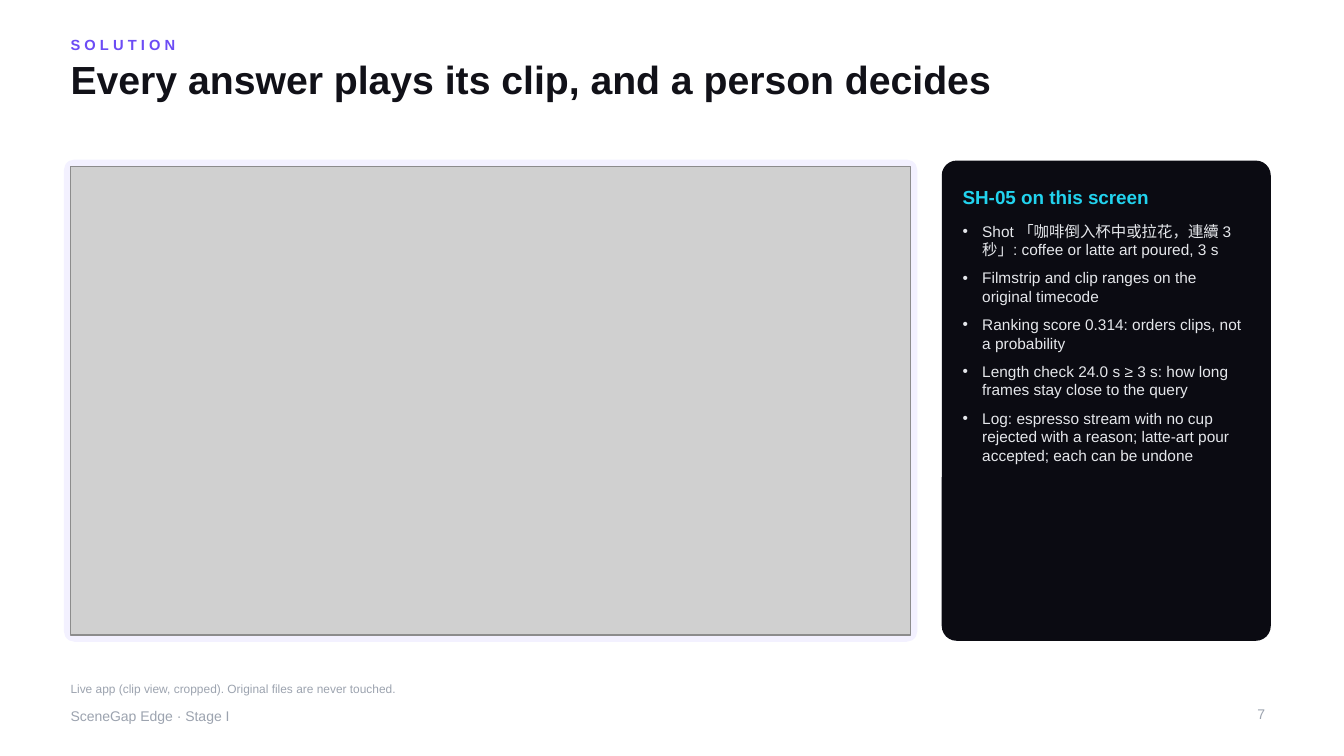
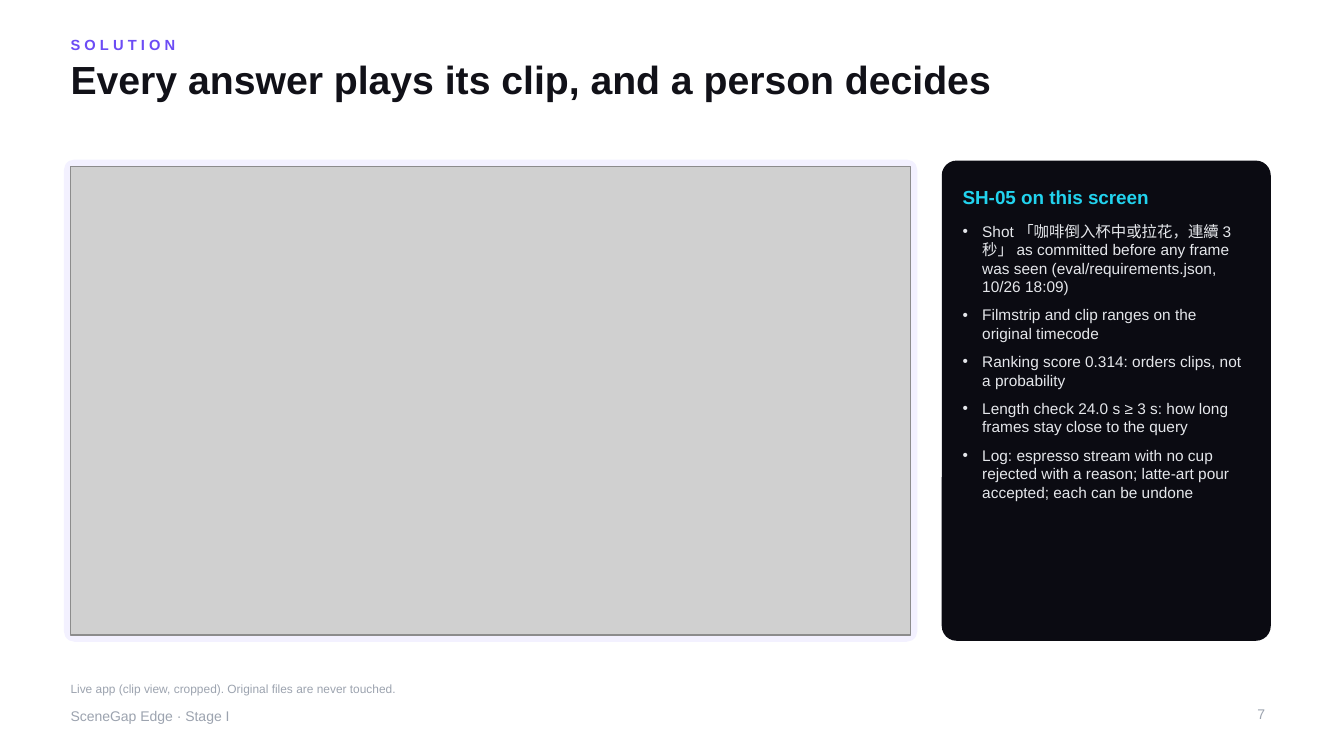
Before and after one commit to yu9bryan/scenegap-edge, a slide deck: slide 7 of docs/deck/SceneGapEdge_StageI_Proposal.pptx. Drawn at 1344x756 pixels with LibreOffice and Linux fonts; fonts in the diff are those of the drawing; grey boxes stand for pictures. Boxes give left, top, right and bottom in pixels: in the first picture for what was removed or moved away, otherwise in the second. Text is boxed around its words. In the diff, an @@ line names an element or a change of style, - is before the commit and + after.

```diff
--- a/docs/deck/SceneGapEdge_StageI_Proposal.pptx
+++ b/docs/deck/SceneGapEdge_StageI_Proposal.pptx
@@ text at box(982, 224, 1232, 295): text changed @@
-• Shot 「咖啡倒入杯中或拉花，連續 3 秒」: coffee or latte art poured, 3 s
+• Shot 「咖啡倒入杯中或拉花，連續 3 秒」 as committed before any frame was seen (eval/requirements.json, 10/26 18:09)
```
Also in this commit, not shown: 8 other slides changed, 1 slide added, 5 other files.
